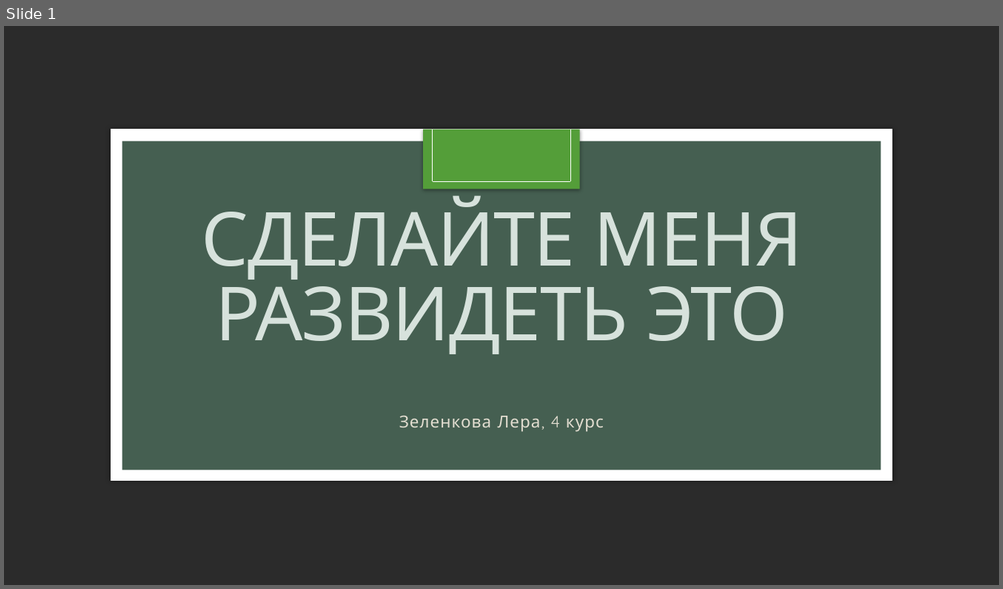
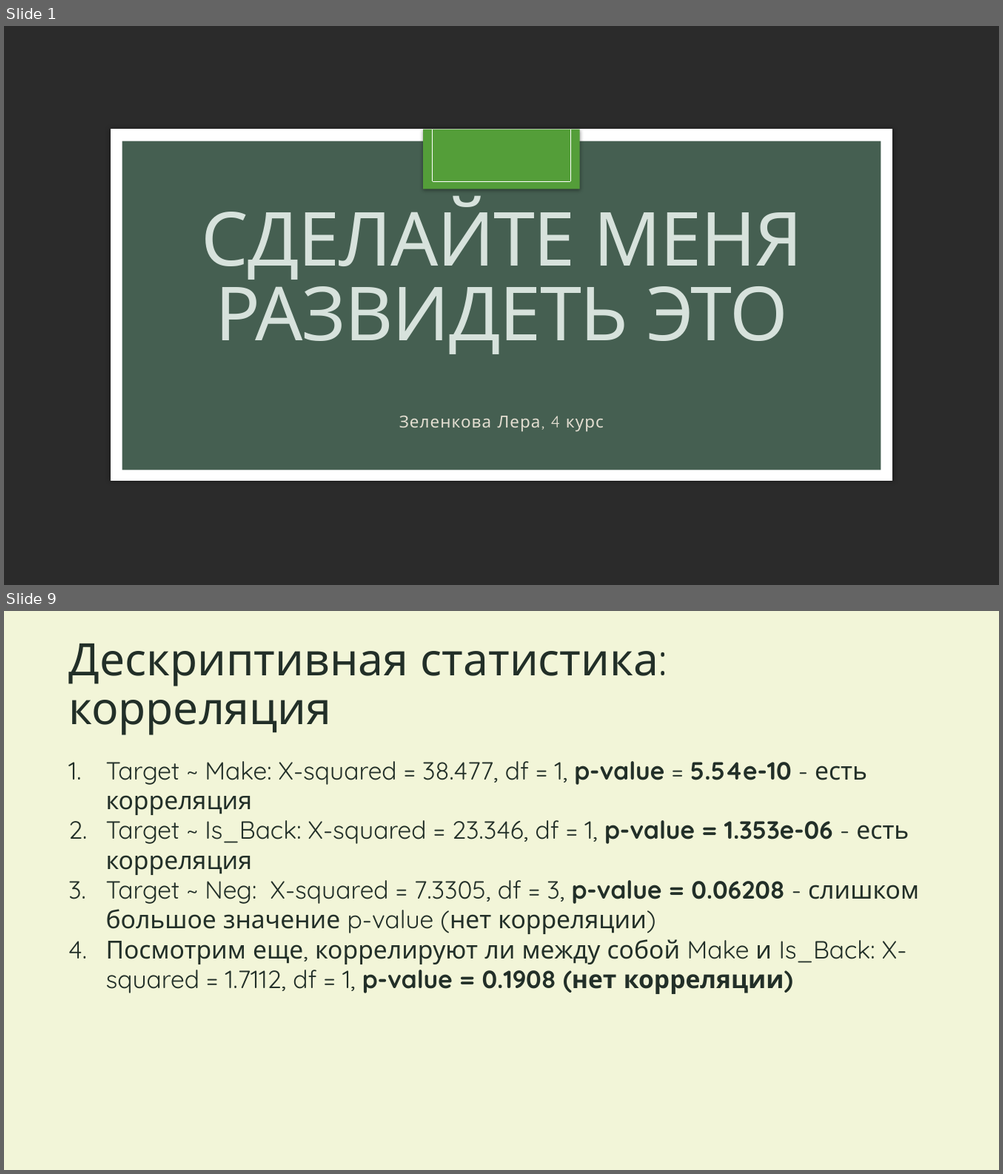
Before and after one commit to Lera-Z/hsecxg, a slide deck: Презентация.pptx. Shown one above the other, each under a label of ours: slide 1 before the commit, slides 1 and 9 after it; the slides between them are not shown. The pictures are 1003x589 and 1003x1174 pixels, drawn with LibreOffice and Linux fonts; fonts in the diff are those of the drawing; background and template pictures are left out; a plain dark background stands for a picture behind light text. Boxes give left, top, right and bottom in pixels: in the first picture for what was removed or moved away, otherwise in the second. Text is boxed around its words. In the diff, an @@ line names an element or a change of style, - is before the commit and + after.

```diff
--- a/Презентация.pptx
+++ b/Презентация.pptx
@@ slide 9 added at <box>4,611,999,1170</box>, background #F2F5D8 @@
@@ title added at <box>68,644,659,735</box>, 43.2 pt, text #223028 @@
+Дескриптивная статистика: корреляция
@@ text added at <box>106,761,919,994</box>, 24 pt, text #223028 @@
+1. Target ~ Make: X-squared = 38.477, df = 1, p-value = 5.54e-10 - есть корреляция
+2. Target ~ Is_Back: X-squared = 23.346, df = 1, p-value = 1.353e-06 - есть корреляция
+3. Target ~ Neg: X-squared = 7.3305, df = 3, p-value = 0.06208 - слишком большое значение p-value (нет корреляции)
+4. Посмотрим еще, коррелируют ли между собой Make и Is_Back: X-squared = 1.7112, df = 1, p-value = 0.1908 (нет корреляции)
```
Also in this commit, not shown: 3 slides changed, 7 other slides added, 2 other files.
